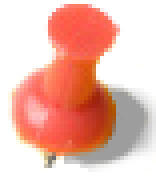
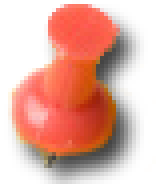
Two versions of the same layered image (156px x 184px). Layer-by-layer changes:
hid "shade" over [left=60, top=84, right=156, bottom=176]
